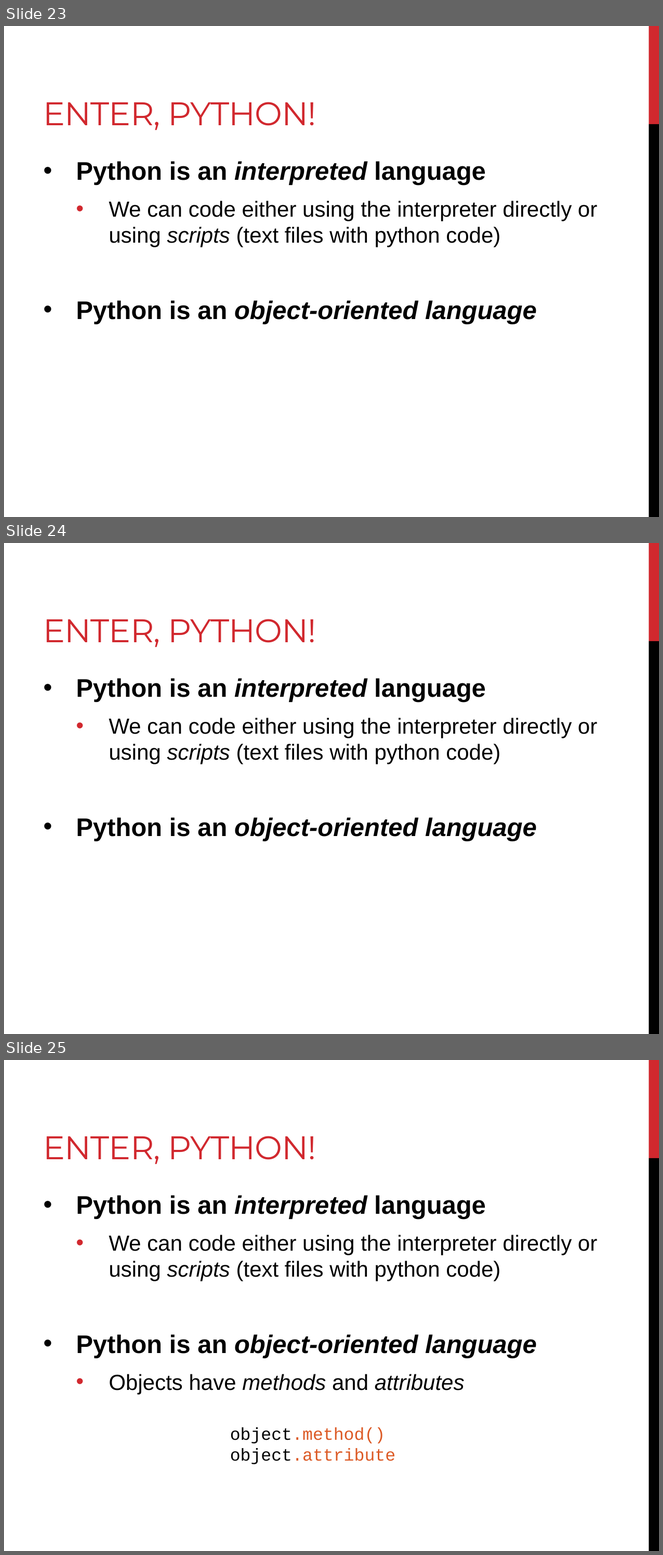
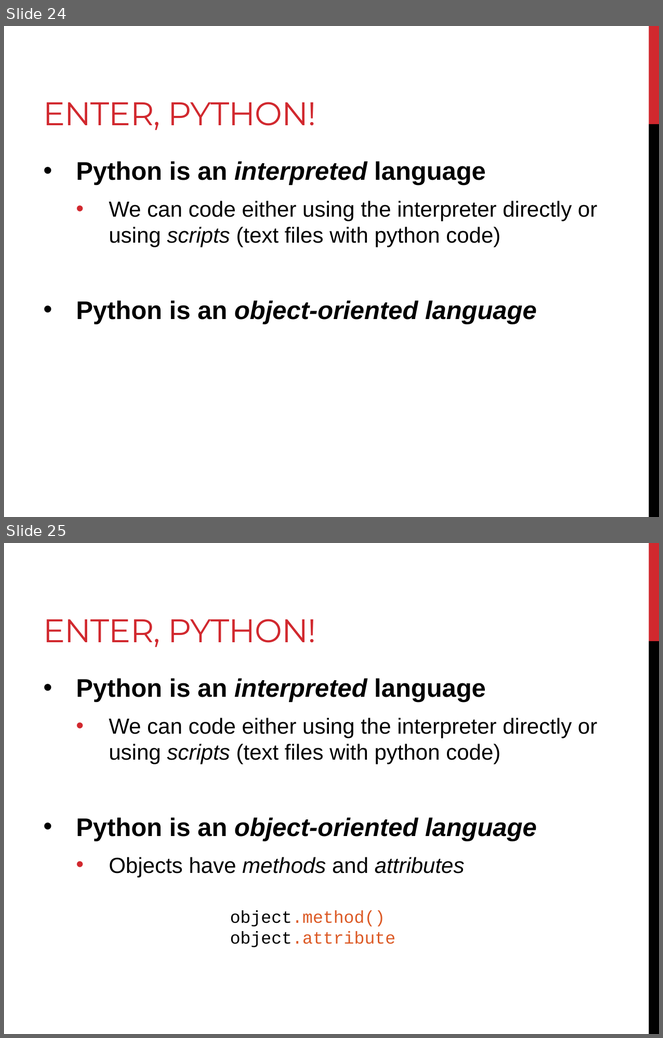
Before and after one commit to BjornFJohansson/ccbb_bigdata2015_python, a slide deck: slides/slides_day1.pptx. Shown one above the other, each under a label of ours: slides 23, 24 and 25 before the commit, slides 24 and 25 after it. The pictures are 663x1555 and 663x1038 pixels, drawn with LibreOffice and Linux fonts; fonts in the diff are those of the drawing. Boxes give left, top, right and bottom in pixels: in the first picture for what was removed or moved away, otherwise in the second. Text is boxed around its words. In the diff, an @@ line names an element or a change of style, - is before the commit and + after.

```diff
--- a/slides/slides_day1.pptx
+++ b/slides/slides_day1.pptx
@@ slide 24 removed at bbox=[4, 543, 659, 1034], background #FFFFFF; not listed: 2 template elements that a slide beside it also shows @@
@@ title removed at bbox=[44, 619, 317, 648] @@
-ENTER, PYTHON!
@@ text removed at bbox=[76, 678, 597, 841] @@
-• Python is an interpreted language
-  • We can code either using the interpreter directly or using scripts (text files with python code)
-• Python is an object-oriented language
@@ what was slide 23 is now slide 24 @@
```
Also in this commit, not shown: 7 slides changed, 4 slides added, 1 other file.
